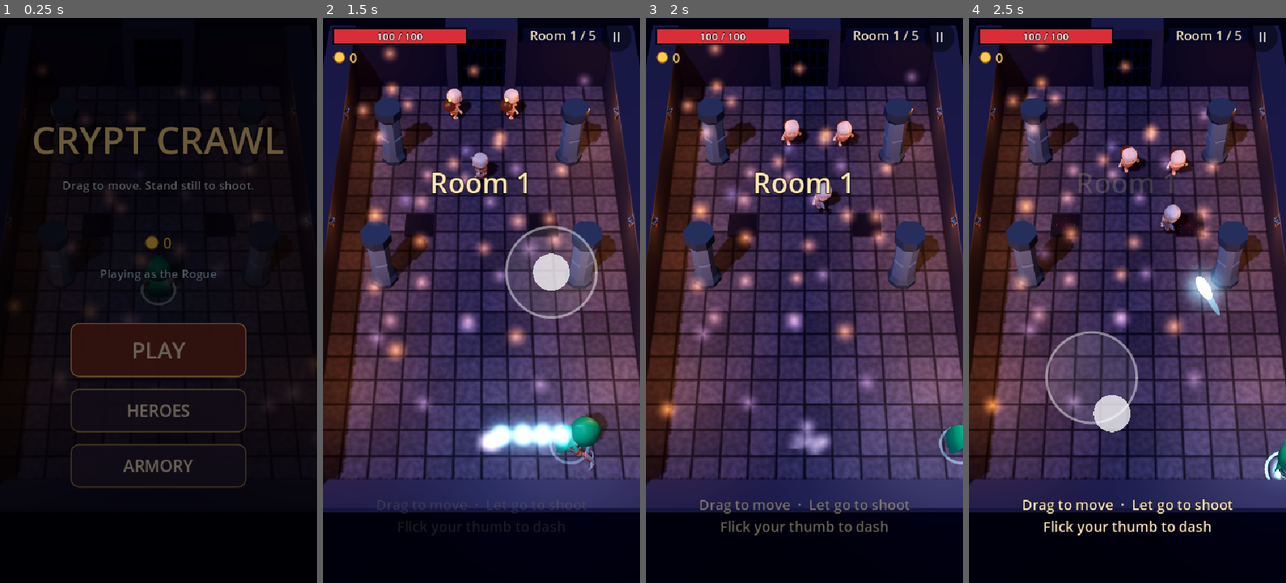
Above: before the commit, frames 1-4 (left to right).
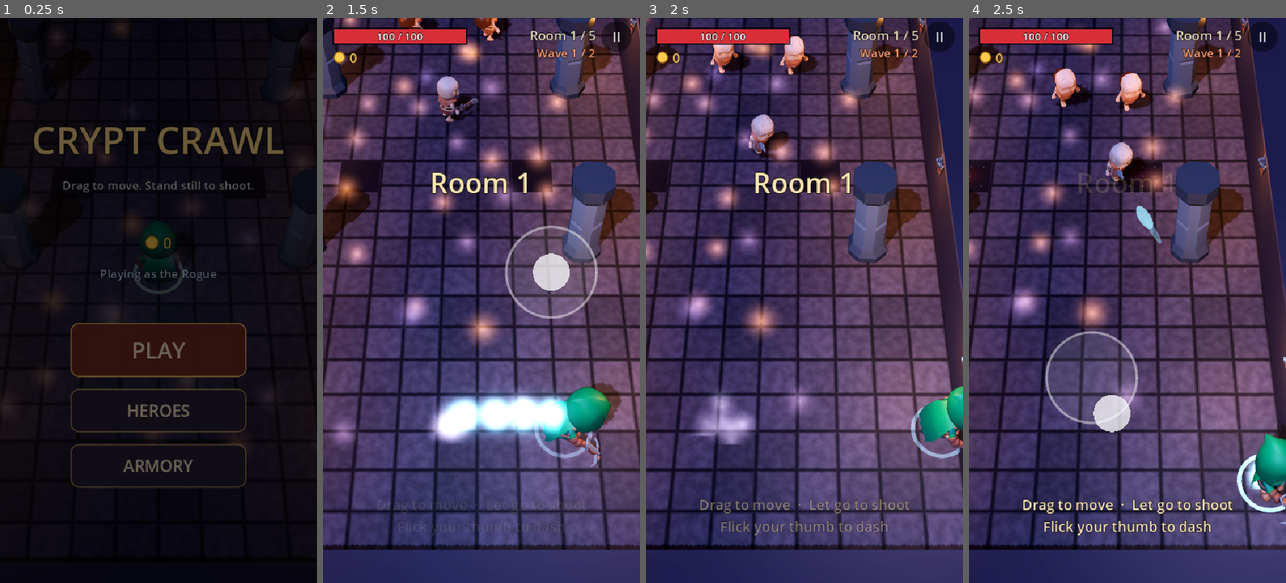
Above: after the commit, the same moments.

Repository: incorruptibleyt/AAA-GAME-DESIGN
Game: Godot game, scene res://scenes/main.tscn
The game is run twice, just before and just after one commit, with the same random seed, the same clock (stepped at 60 frames per second) and the same inputs.
Inputs (mouse positions are in pixels of both pictures, inside the frame that each line leads up to):
- Up to frame 1 (0.25 s): no input
- Up to frame 2 (1.5 s): click "PLAY" at 0.5 s; tap Enter at 1.25 s; move the mouse to (551, 272) at 1.27 s; hold D from 1.28 s (still down); tap Space at 1.35 s; click (551, 272) at 1.42 s
- Up to frame 3 (2 s): keep holding D; tap Space at 1.52, 1.82 s
- Up to frame 4 (2.5 s): release D at 2 s; drag from (1064, 328) to (1111, 413) at 2.02 s

The runs differ from the first frame. In frame 1, 1.4% of the frame differs, in the area x 0-100%, y 0-76%; in frame 2, 73%; in frame 3, 75%, in the area x 0-100%, y 0-100%; in frame 4, 73%.

Commit message:
Closer follow camera, wave-based rooms, danger-styled enemy shots
- Camera moved in about a third, follows the hero on x and z clamped to the room,
  hero starts higher; red edge arrows for off-screen enemies and warnings.
- Normal rooms have 2-3 waves; cards show right after the finisher and picking one
  goes straight to the next room (leftover coins and hearts are collected).
- 'Room Cleared' banner no longer shows through the cards; wave counter in the HUD.
- All undead projectiles share one red-magenta style with a dark outline and pulse;
  hero bolts are smaller and translucent.
- Coins are now saved on death and on victory.

Co-Authored-By: Claude Opus 5.5 (1M context) <noreply@anthropic.com>
Claude-Session: https://claude.ai/code/session_011dCkZfSyMufLvisEdWMgRS

Diff:
--- /dev/null
+++ b/scripts/edge_markers.gd
@@ -0,0 +1,48 @@
+class_name EdgeMarkers
+extends Control
+## Small red arrows on the screen edge pointing at undead and warning markers that are
+## just off-screen, so the closer camera never hides an attack that is on its way.
+
+const MARGIN := 22.0
+const RED := Color(1.0, 0.18, 0.32)
+
+
+func _ready() -> void:
+	mouse_filter = Control.MOUSE_FILTER_IGNORE
+	set_anchors_preset(Control.PRESET_FULL_RECT)
+
+
+func _process(_delta: float) -> void:
+	queue_redraw()
+
+
+func _draw() -> void:
+	var cam := Game._camera
+	if Game.state != Game.State.PLAYING or cam == null or Room.current == null:
+		return
+	var points: Array[Vector3] = []
+	for a: Actor in Actor.all:
+		if a.team == Actor.Team.UNDEAD and not a.dead:
+			points.append(a.global_position)
+	for t in Room.current.get_children():
+		if t is Telegraph:
+			points.append((t as Telegraph).global_position)
+	var view := get_viewport_rect().size
+	var mid := view / 2.0
+	var inner := Rect2(Vector2(MARGIN, MARGIN), view - Vector2(MARGIN, MARGIN) * 2.0)
+	for p in points:
+		if cam.is_position_behind(p):
+			continue
+		var s := cam.unproject_position(p)
+		if Rect2(Vector2.ZERO, view).has_point(s):
+			continue
+		# Walk from the screen middle towards the point and stop at the margin.
+		var d := (s - mid)
+		var k := minf(absf((inner.size.x / 2.0) / d.x) if d.x != 0.0 else INF,
+				absf((inner.size.y / 2.0) / d.y) if d.y != 0.0 else INF)
+		var at := mid + d * k
+		var n := d.normalized()
+		var side := Vector2(-n.y, n.x)
+		var tip := at + n * 10.0
+		draw_colored_polygon(PackedVector2Array([tip, at - n * 8.0 + side * 10.0, at - n * 8.0 - side * 10.0]), RED)
+		draw_polyline(PackedVector2Array([tip, at - n * 8.0 + side * 10.0, at - n * 8.0 - side * 10.0, tip]), Color(0.1, 0, 0.03), 2.0)
--- a/scripts/game.gd
+++ b/scripts/game.gd
@@ -59,6 +59,11 @@
 var _zoom_hold := 0.0
 var _zoom_point := Vector3.ZERO
 var _intro_focus := false
+## Waves: normal rooms send 2-3 waves; the next arrives when only a few are left.
+var _waves_left := 0
+var _wave_total := 1
+var _wave_kinds: Array = []
+var _wave_pending := false
 var _moon: DirectionalLight3D
 
 
@@ -265,19 +270,26 @@
 
 # ---------------------------------------------------------------- camera and juice
 
+## How much of the room's width the camera shows (the room is 12 wide). Showing about two
+## thirds of it keeps the skeletons big on a phone; the camera follows the hero instead.
+const VIEW_HALF_WIDTH := 4.4
+## The hero sits this far above the middle of the screen, away from the thumb.
+const HERO_ABOVE_CENTRE := 0.9
+
+
 func _cam_distance() -> float:
-	# Pick a distance where the full room width fits on screen, whatever the phone's shape.
+	# The same visible width on every phone shape, so characters are the same size.
 	var vp := get_viewport().get_visible_rect().size
 	var aspect := vp.x / maxf(vp.y, 1.0)
 	var half_h := atan(tan(deg_to_rad(CAMERA_FOV) * 0.5) * aspect)
-	return maxf(15.0, (Room.HALF_W + 0.4) / tan(half_h))
+	return VIEW_HALF_WIDTH / tan(half_h)
 
 
 func _focus_goal() -> Vector3:
 	if hero == null:
 		return Vector3.ZERO
 	if _intro_focus and is_instance_valid(boss):
-		return Vector3(boss.global_position.x * 0.5, 0, boss.global_position.z + 0.5)
+		return Vector3(boss.global_position.x * 0.5, 0, boss.global_position.z + 1.5)
 	var goal := _room_focus()
 	if _zoom_hold > 0.0:
 		goal = goal.lerp(Vector3(_zoom_point.x * 0.6, 0, _zoom_point.z), 0.7)
@@ -285,8 +297,7 @@
 
 
 func _room_focus() -> Vector3:
-	# Keep the near wall at the bottom of the screen and the door in view at the top.
-	# On a tall phone the whole room fits, so the camera just stays centred.
+	# Follow the hero, but never show past the walls: no empty black space at the edges.
 	var p := deg_to_rad(CAMERA_PITCH)
 	var half_v := deg_to_rad(CAMERA_FOV) * 0.5
 	var d := _cam_distance()
@@ -294,9 +305,9 @@
 	var top := d * (cos(p) - sin(p) / tan(p - half_v))
 	var hi := Room.HALF_L + 0.6 - bottom
 	var lo := -Room.HALF_L - 2.5 - top
-	if lo > hi:
-		return Vector3(0, 0, (lo + hi) * 0.5)
-	return Vector3(0, 0, clampf(hero.global_position.z - 1.5, lo, hi))
+	var z := (lo + hi) * 0.5 if lo > hi else clampf(hero.global_position.z + HERO_ABOVE_CENTRE, lo, hi)
+	var x_room := maxf(0.0, Room.HALF_W + 0.6 - VIEW_HALF_WIDTH)
+	return Vector3(clampf(hero.global_position.x, -x_room, x_room), 0, z)
 
 
 func _place_camera() -> void:
@@ -582,6 +593,7 @@
 		var u := _start_blessing
 		_start_blessing = {}
 		get_tree().create_timer(1.6, false).timeout.connect(func(): hud.banner("Blessed: " + u.title, u.color))
+	_wave_kinds.clear()
 	for s in room.spawns:
 		var kind: String = s.kind
 		if kind == "K" and floor_num % 2 == 0:
@@ -589,6 +601,15 @@
 		var e := spawn_enemy(kind, s.pos)
 		if _roll_elite(e, index):
 			e.make_elite()
+		_wave_kinds.append(kind)
+	_wave_pending = false
+	if _in_boss_room() or _wave_kinds.is_empty():
+		_wave_total = 1
+	else:
+		# The first room is gentle; later and deeper rooms get three waves.
+		_wave_total = 2 if (index == 0 and floor_num == 1) else (3 if index >= 2 or floor_num > 1 else 2)
+	_waves_left = _wave_total - 1
+	hud.set_wave(1, _wave_total)
 	if is_instance_valid(boss):
 		_boss_intro()
 	else:
@@ -656,26 +677,76 @@
 			if a != e and a.team == Actor.Team.UNDEAD and not a.dead and a.can_be_hit():
 				a.take_damage(9999.0, Vector3.ZERO, 0.0)
 		_win()
-	elif alive_enemies == 0 and not _in_boss_room():
+	elif not _in_boss_room() and _waves_left > 0 and not _wave_pending and alive_enemies <= (1 if _wave_kinds.size() <= 4 else 2):
+		_wave_pending = true
+		_next_wave()
+	elif alive_enemies == 0 and not _in_boss_room() and _waves_left == 0 and not _wave_pending:
 		finisher(e.global_position, 0.25, 0.6)
 		_clear_enemy_attacks()
 		Pickup.collect_all()
 		_room_cleared()
 
 
+## The next wave climbs out of the floor away from the hero, after a short warning.
+func _next_wave() -> void:
+	var wave := _wave_total - _waves_left + 1
+	hud.banner("Wave %d" % wave, Color(1, 0.55, 0.4))
+	Sfx.play("warn")
+	var kinds := _wave_kinds.duplicate()
+	kinds.shuffle()
+	# Later waves bring one extra skeleton.
+	kinds.append(kinds[0])
+	var spots := _wave_spots(kinds.size())
+	for p in spots:
+		Fx.dust(p, 10)
+	await get_tree().create_timer(0.8, false).timeout
+	if state != State.PLAYING or Room.current == null:
+		_wave_pending = false
+		return
+	for i in mini(kinds.size(), spots.size()):
+		var e := spawn_enemy(kinds[i], spots[i])
+		if _roll_elite(e, _room_index):
+			e.make_elite()
+	_waves_left -= 1
+	_wave_pending = false
+	hud.set_wave(wave, _wave_total)
+
+
+## Free floor spots at least 4.5 away from the hero, spread around the room.
+func _wave_spots(count: int) -> Array:
+	var room := Room.current
+	var spots := []
+	for row in Layouts.ROWS:
+		for col in Layouts.COLUMNS:
+			var p := Room.cell_to_world(col, row)
+			if absf(p.x) > Room.HALF_W - 1.0 or absf(p.z) > Room.HALF_L - 1.2:
+				continue
+			if room.blocks_shot(p, 0.7):
+				continue
+			if hero and p.distance_to(hero.global_position) < 4.5:
+				continue
+			spots.append(p)
+	spots.shuffle()
+	return spots.slice(0, count)
+
+
 func _room_cleared() -> void:
 	_report_room_done("F%dR%d" % [floor_num, _room_index + 1])
 	_save_coins()
-	hud.banner("Room Cleared")
-	await get_tree().create_timer(0.9, false).timeout
+	hud.set_wave(0, 0)
+	# Straight to the blessing cards once the slow-motion finish has played.
+	await get_tree().create_timer(0.75, true, false, true).timeout
 	if state != State.PLAYING:
 		return
 	_choices = Upgrades.roll(_taken)
 	if _choices.is_empty():
-		Room.current.open_door()
+		Pickup.grant_all()
+		_save_coins()
+		enter_next_room()
 		return
 	_set_state(State.UPGRADE)
 	get_tree().paused = true
+	hud.clear_banner()
 	hud.show_cards(_choices)
 
 
@@ -689,8 +760,11 @@
 	_set_state(State.PLAYING)
 	Sfx.play("upgrade")
 	Fx.magic(hero.center(), u.color, 30)
-	Room.current.open_door()
 	hud.banner(u.title, u.color)
+	# No walk to the door: anything left on the floor is picked up and the next room starts.
+	Pickup.grant_all()
+	_save_coins()
+	enter_next_room()
 
 
 ## Removes skeleton arrows and warning markers still in the air once a fight is over.
@@ -714,6 +788,8 @@
 	Pickup.collect_all()
 	hud.hide_boss()
 	await get_tree().create_timer(1.2, true, false, true).timeout
+	Pickup.grant_all()   # coins still flying to the hero count, and are saved
+	_save_coins()
 	Sfx.play("victory")
 	var cfg := _load_save()
 	cfg.set_value("stats", "wins", int(cfg.get_value("stats", "wins", 0)) + 1)
@@ -730,6 +806,7 @@
 	if state == State.DEAD or state == State.VICTORY:
 		return
 	_set_state(State.DEAD)
+	_save_coins()
 	await get_tree().create_timer(1.4, true, false, true).timeout
 	_save_best(_load_save(), _room_index + 1)
 	var where := "the throne room" if _in_boss_room() else "room %d of %d" % [_room_index + 1, _combat_rooms()]
--- a/scripts/hud.gd
+++ b/scripts/hud.gd
@@ -38,6 +38,7 @@
 var _boss_box: Control
 var _boss_fill: ColorRect
 var _banner: Label
+var _wave_label: Label
 var _banner_time := 0.0
 var _shown_hp := 1.0
 
@@ -226,6 +227,7 @@
 
 
 func _build_hud() -> void:
+	add_child(EdgeMarkers.new())
 	_safe = MarginContainer.new()
 	_safe.mouse_filter = Control.MOUSE_FILTER_IGNORE
 	full(_safe)
@@ -258,6 +260,15 @@
 	_room_label.offset_top = 12
 	_room_label.offset_bottom = 48
 	root.add_child(_room_label)
+
+	_wave_label = label("", 20, Color(1, 0.62, 0.45), HORIZONTAL_ALIGNMENT_RIGHT)
+	_wave_label.set_anchors_preset(Control.PRESET_TOP_RIGHT)
+	_wave_label.offset_left = -276
+	_wave_label.offset_right = -76
+	_wave_label.offset_top = 44
+	_wave_label.offset_bottom = 74
+	_wave_label.visible = false
+	root.add_child(_wave_label)
 
 	_pause_button = Button.new()
 	_pause_button.text = "II"
@@ -696,6 +707,17 @@
 
 func hide_boss() -> void:
 	_boss_box.visible = false
+
+
+## "Wave 2 / 3" under the room name; hidden in one-wave rooms.
+func set_wave(wave: int, total: int) -> void:
+	_wave_label.visible = total > 1
+	_wave_label.text = "Wave %d / %d" % [wave, total]
+
+
+func clear_banner() -> void:
+	_banner_time = 0.0
+	_banner.modulate.a = 0.0
 
 
 func banner(text: String, col := Color(1, 0.9, 0.7)) -> void:
--- a/scripts/pickup.gd
+++ b/scripts/pickup.gd
@@ -70,6 +70,18 @@
 	Fx.magic(global_position + Vector3.UP * 0.6, Color(1, 0.3, 0.4), 8)
 
 
+## Collect everything at once (before leaving a room), so nothing is lost.
+static func grant_all() -> void:
+	var hero := Game.hero
+	for p in all.duplicate():
+		if p.coin:
+			Game.add_coins(p.value)
+		elif hero and not hero.dead:
+			hero.heal(HEAL)
+		p.queue_free()
+	all.clear()
+
+
 ## Called when a room is cleared: everything left flies to the hero.
 static func collect_all() -> void:
 	for p in all:
--- a/scripts/projectile.gd
+++ b/scripts/projectile.gd
@@ -19,6 +19,13 @@
 var life := 4.0
 var dir := Vector3.FORWARD
 var _hit := {}
+var _look: Node3D
+var _pulse := 0.0
+
+## Every undead shot shares one look so danger reads at a glance: a hot red-magenta
+## core with a white-hot centre and a dark outline, a little bigger than it hits, pulsing.
+const DANGER := Color(1.0, 0.12, 0.38)
+static var _outline_mat: StandardMaterial3D
 
 
 static func fire(team: int, origin: Vector3, direction: Vector3, dmg: float, spd: float, col: Color, size := 0.22, src := "Shot") -> Projectile:
@@ -34,21 +41,49 @@
 	parent.add_child(p)
 	p.global_position = origin
 	p.rotation.y = atan2(-p.dir.x, -p.dir.z)
-	var core := U.sphere(p, size, U.mat(col, 0.5, 4.0))
-	core.scale = Vector3(1, 1, 2.6 if team == Actor.Team.HERO else 1.4)
+	if team == Actor.Team.HERO:
+		p._hero_look(col, size)
+	else:
+		p._danger_look(size)
+	return p
+
+
+## Hero bolts are small and see-through so they never hide what is coming at you.
+func _hero_look(col: Color, size: float) -> void:
+	var core := U.sphere(self, size * 0.75, U.unlit(Color(col.r, col.g, col.b, 0.55)))
+	core.scale = Vector3(1, 1, 2.6)
 	core.cast_shadow = GeometryInstance3D.SHADOW_CASTING_SETTING_OFF
-	# A short glowing streak behind the bolt.
-	var tail := U.sphere(p, size * 0.8, U.unlit(Color(col.r, col.g, col.b, 0.35)), Vector3(0, 0, size * 3.0))
+	var tail := U.sphere(self, size * 0.55, U.unlit(Color(col.r, col.g, col.b, 0.2)), Vector3(0, 0, size * 2.4))
 	tail.scale = Vector3(0.7, 0.7, 4.0)
 	tail.cast_shadow = GeometryInstance3D.SHADOW_CASTING_SETTING_OFF
-	return p
+
+
+func _danger_look(size: float) -> void:
+	if _outline_mat == null:
+		_outline_mat = StandardMaterial3D.new()
+		_outline_mat.shading_mode = BaseMaterial3D.SHADING_MODE_UNSHADED
+		_outline_mat.cull_mode = BaseMaterial3D.CULL_FRONT
+		_outline_mat.albedo_color = Color(0.12, 0.0, 0.04)
+	var r := maxf(size, 0.2) * 1.3
+	_look = Node3D.new()
+	add_child(_look)
+	for part in [[r * 1.3, _outline_mat], [r, U.unlit(DANGER)], [r * 0.45, U.unlit(Color(1, 0.92, 0.95))]]:
+		var m := U.sphere(_look, part[0], part[1])
+		m.cast_shadow = GeometryInstance3D.SHADOW_CASTING_SETTING_OFF
+	var tail := U.sphere(self, r * 0.7, U.unlit(Color(DANGER.r, DANGER.g, DANGER.b, 0.4)), Vector3(0, 0, r * 2.2))
+	tail.scale = Vector3(0.7, 0.7, 3.0)
+	tail.cast_shadow = GeometryInstance3D.SHADOW_CASTING_SETTING_OFF
 
 
 func _process(delta: float) -> void:
 	life -= delta
+	if _look:
+		_pulse += delta * 14.0
+		var k := 1.0 + 0.14 * sin(_pulse)
+		_look.scale = Vector3(k, k, k)
 	var next := global_position + dir * speed * delta
 	if life <= 0.0 or (Room.current and Room.current.blocks_shot(next, radius * 0.5)):
-		Fx.sparks(global_position, Color(1, 0.85, 0.5) if owner_team == Actor.Team.HERO else Color(0.8, 0.5, 1.0))
+		Fx.sparks(global_position, Color(1, 0.85, 0.5) if owner_team == Actor.Team.HERO else DANGER)
 		queue_free()
 		return
 	global_position = next
--- a/scripts/room.gd
+++ b/scripts/room.gd
@@ -40,7 +40,8 @@
 
 
 func player_start() -> Vector3:
-	return Vector3(0, 0, HALF_L - 1.4)
+	# A little up from the near wall, so the camera can keep the hero above the thumb.
+	return Vector3(0, 0, HALF_L - 3.0)
 
 
 # ---------------------------------------------------------------- building
Not shown, added: scripts/edge_markers.gd.uid
Not shown, changed: README.md
